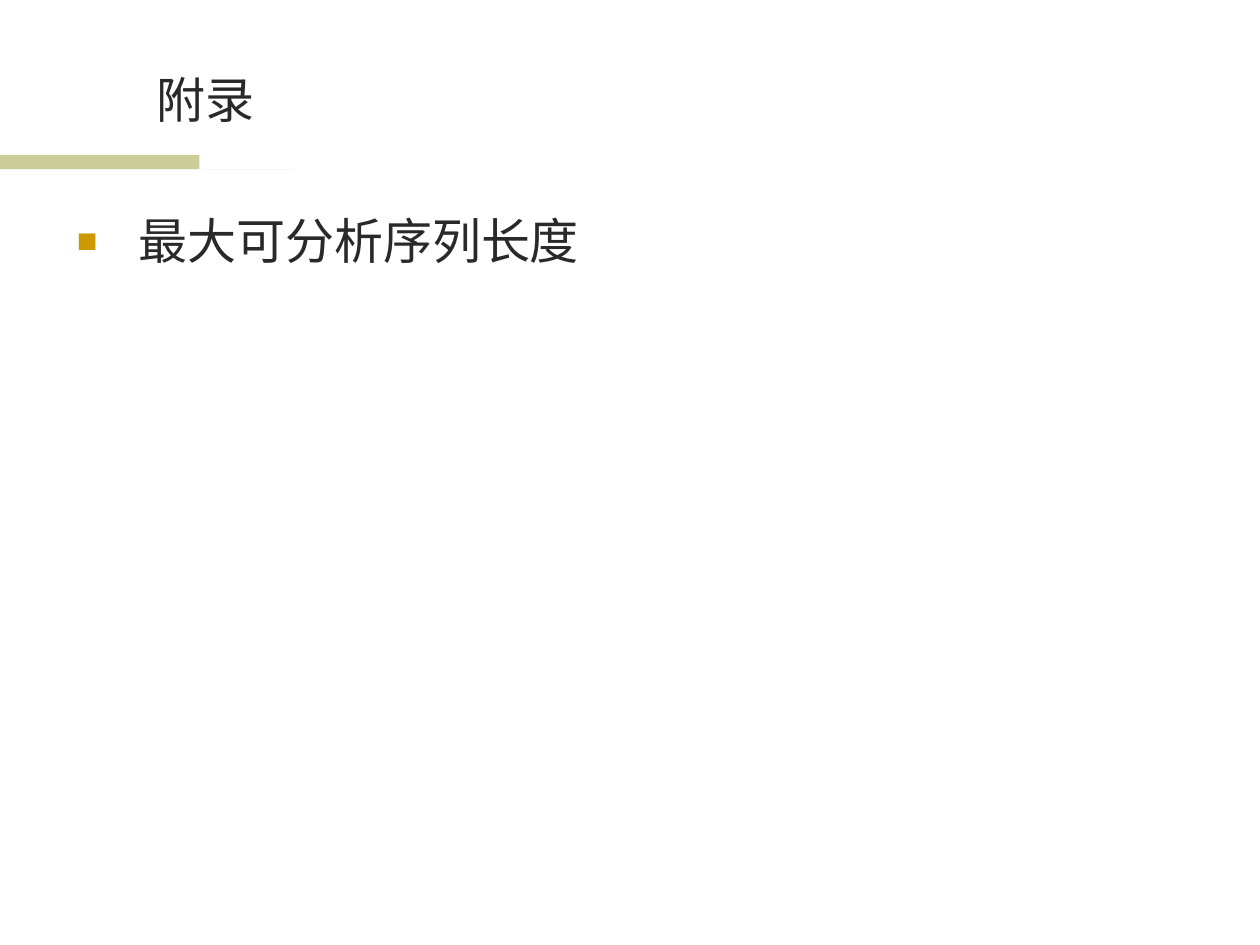
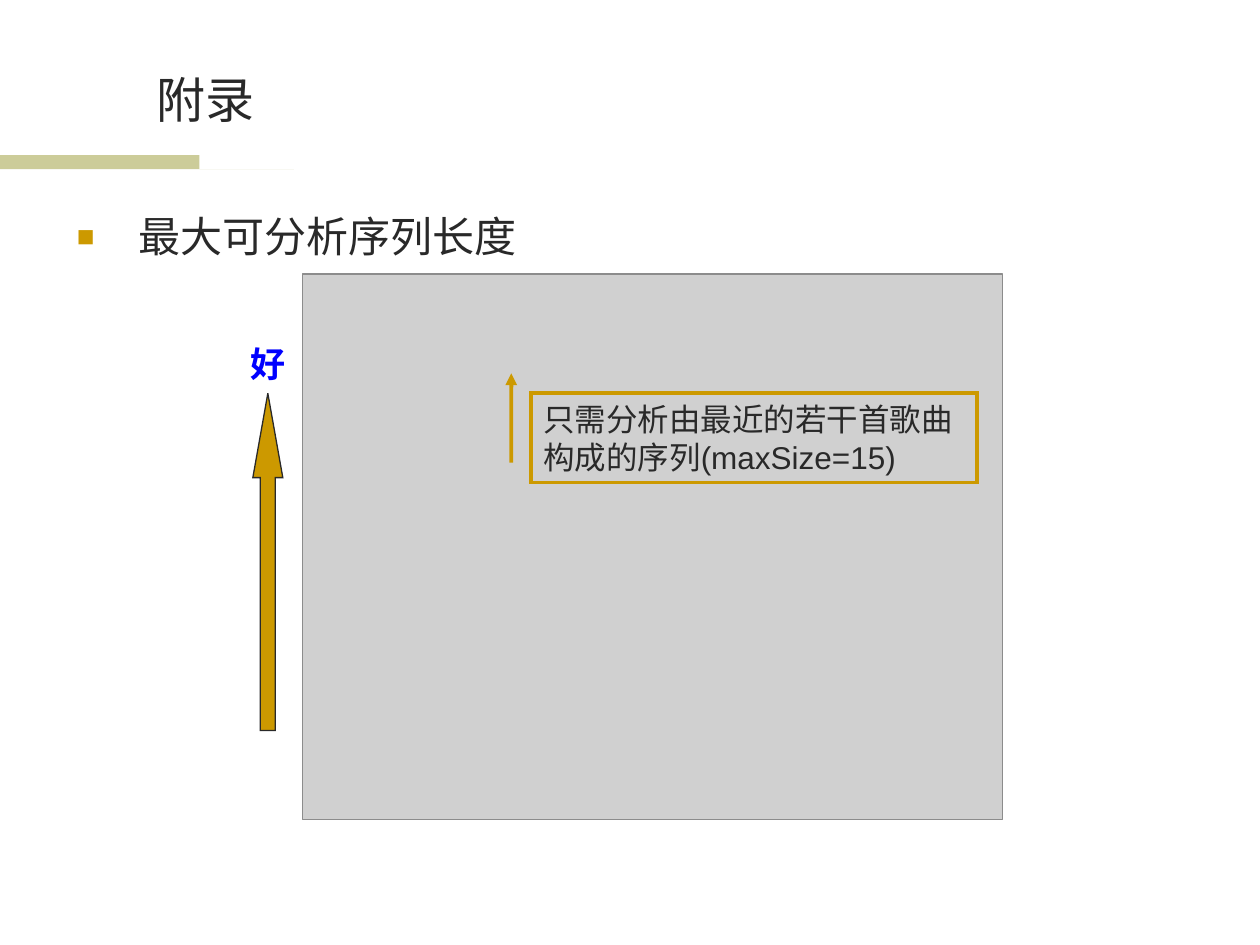
Before and after one commit to wwssttt/NJUThesis, a slide deck: slide 32 of ppt/一种基于时间序列分析的个性化音乐推荐系统及其实现.ppt (slide 31 before the commit). Drawn at 1260x945 pixels with LibreOffice and Linux fonts; fonts in the diff are those of the drawing; grey boxes stand for pictures; background and template pictures are left out. Boxes give left, top, right and bottom in pixels: in the first picture for what was removed or moved away, otherwise in the second. Text is boxed around its words. In the diff, an @@ line names an element or a change of style, - is before the commit and + after.

```diff
--- a/ppt/一种基于时间序列分析的个性化音乐推荐系统及其实现.ppt
+++ b/ppt/一种基于时间序列分析的个性化音乐推荐系统及其实现.ppt
@@ text "最大可分析序列长度" at [139, 216, 517, 256]: size 28 to 24 pt; less space between paragraphs @@
@@ picture added at [302, 275, 1002, 820] @@
@@ text added at [250, 347, 285, 380], 20 pt, text #0000FF, bold @@
+好
@@ arrow added from (512, 462) to (512, 373), #CC9900 2.24 pt @@
@@ up arrow added at [253, 393, 284, 731], fill #CC9900, outline #292929 0.74 pt @@
@@ rectangle added at [530, 393, 976, 483], outline #CC9900 2.24 pt, 18 pt, text #292929 @@
+只需分析由最近的若干首歌曲
+构成的序列(maxSize=15)
```
Also in this commit, not shown: 13 other slides changed, 1 slide added.
